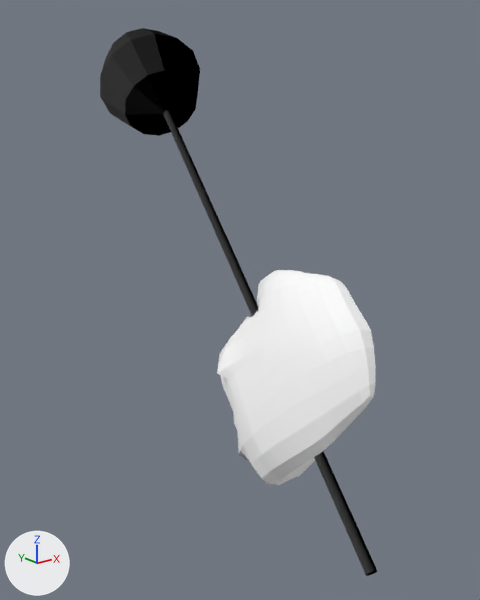
The OBJ model public/assets/handL.obj: old version first, new version second.
One viewpoint serves both versions: a 50 mm camera at (-0.449, -0.5, 0.253) aimed at (0.046, 0.118, 0.006). The lights are fixed; the arrows at lower left show +X, +Y and +Z. Where no turn or scale is listed for an object, it has been applied to the vertices.

Names of what the first picture shows: 'handL'.
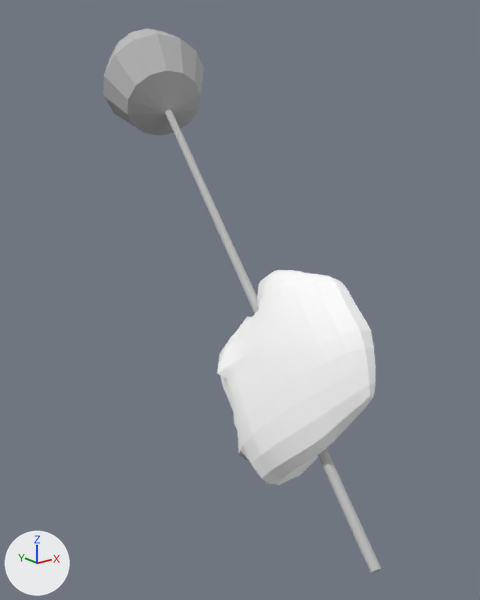
Changed parts and their boxes (x1, y1, x2, y2) in the pictures (480 x 600 px; the box of a moved part takes in the faces that stretch with it):
'handL', reshaped
    before: (100, 28, 377, 576)
    after: (104, 28, 382, 574)
part 1 of me_handl, moved or reshaped
    before: (164, 110, 377, 576)
    after: (165, 109, 382, 574)
part 2 of me_handl, moved or reshaped
    before: (100, 28, 200, 136)
    after: (104, 28, 204, 136)

The edits, one by one:
me_handl has 698 vertices, 1384 faces and spans x -0.065..0.178, y -0.194..0.478, z -0.155..0.343.
me_handl is used by ob_handl; location (0.0, 0.0, 0.0).
me_handl part 1: the loose piece of 42 vertices spanning x -0.059..0.094, y -0.194..0.342, z -0.155..0.228 is multiplied about its middle by the matrix ((-0.896, 0.235, 0.377), (0.234, 0.971, -0.049), (0.378, -0.044, 0.925)), then moved by (0.004, 0.0, 0.0).
me_handl part 2: the loose piece of 44 vertices spanning x 0.025..0.178, y 0.324..0.478, z 0.19..0.343 is multiplied about its middle by the matrix ((-0.916, 0.327, 0.232), (0.326, 0.944, -0.042), (0.233, -0.037, 0.972)), then moved by (0.006, -0.001, 0.0).
